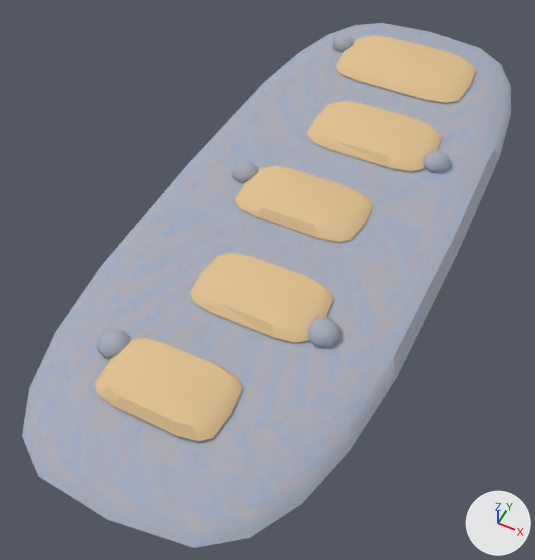
Two versions of the glTF model roblox-winter-props/glb/SnowSteppingStones.glb, one commit apart.
The view is the same before and after, from a 50 mm camera at (4.42, -11.21, 11.3) aimed at (-0.37, -1.63, -0.67). Lighting does not change. The marker at lower right points along +X, +Y and +Z. The picture after the commit comes second. Vertices at exactly the same position are counted once.

Names of what the first picture shows: 'SnowSteppingStones'.
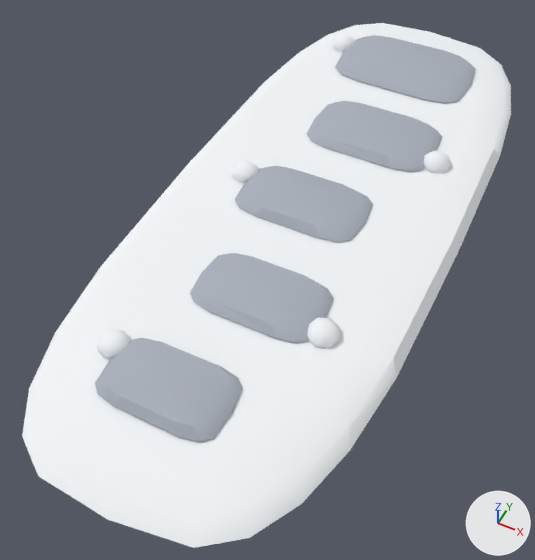
What differs and where, as boxes (x1, y1, x2, y2) in the pictures (535 x 560 px):
'SnowSteppingStones', surface changed (grey to white)
    both: (22, 23, 511, 548)

What changed in the scene script:
```text
Change me_snowsteppingstones_main:
    where me_snowsteppingstones_main.from_pydata(...)  # 512 vertices, 980 faces; spans x -3.2..3.2, y -8.0..8.0, z 0.0..1.0
    used by ob_snowsteppingstones; location = (0.0, 0.0, 0.0)
    me_snowsteppingstones_main part 1: texture (UV) coordinates of 980 of 980 faces, centred in x -3.1..3.1, y -7.8..7.8, z 0.0..1.0, changed; they spanned u 0.06..0.19, v 0.62..0.88 and now span u 0.03..0.09, v 0.91..0.97
```
